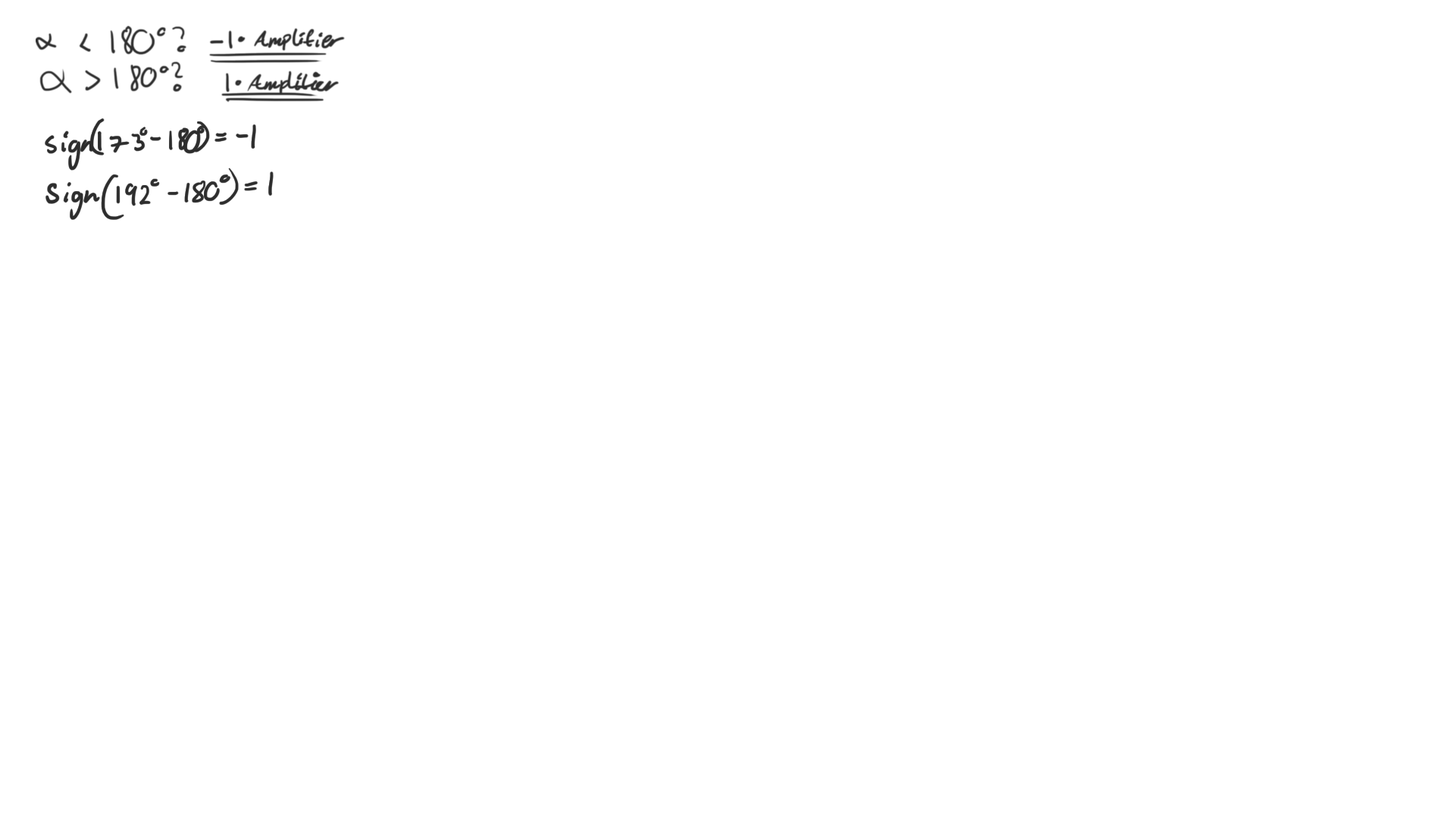
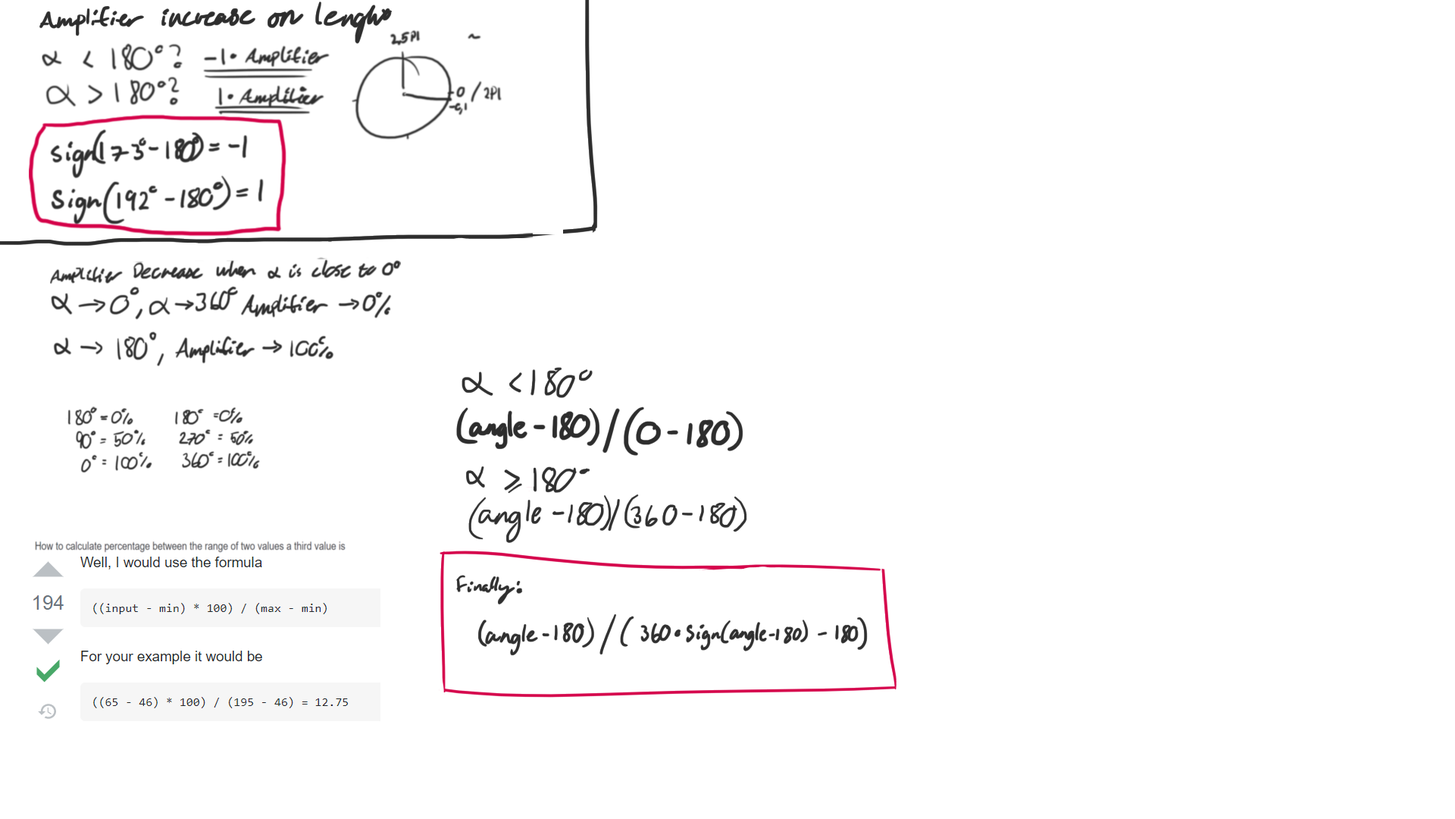
Before/after of a 1455 × 819 layered artwork. What changed in the layer stack:
painted on "Paint Layer 1" over left=0, top=0, right=897, bottom=721
